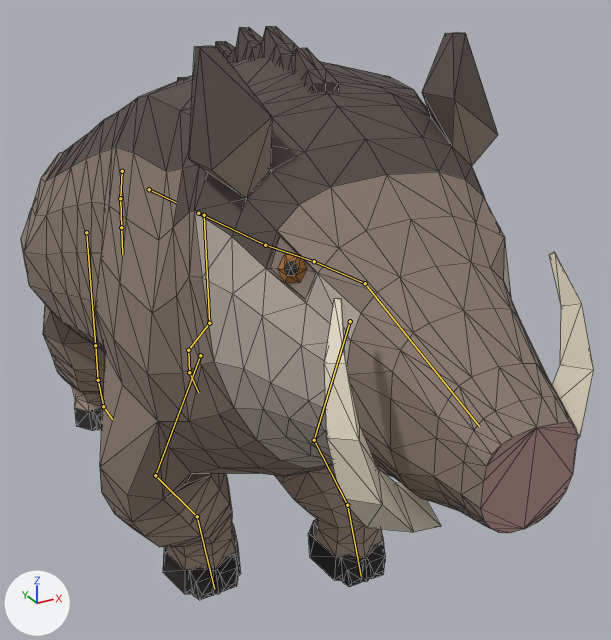
A saved change to the glTF model creatures/experiments/boxmodel/abc/t7x/zoo/boar/stage4/boar.glb.
The view is the same before and after, from a camera (50 mm lens) standing at (-0.54, -1.227, 1.024) and looking at (0.107, -0.052, 0.437). The axes (+X, +Y, +Z) are drawn at lower left. The lights are the same throughout. The first picture is the older version. Both versions are drawn at frame 22 of the action 'move'; the numbers are the values there. The bones that change, and the others that lie on the model, are drawn over the model as lines. Mesh edges are drawn as thin lines.

Names of what the first picture shows: 'body', 'piece_crest', 'piece_eye', 'piece_toes', 'piece_tusk'.
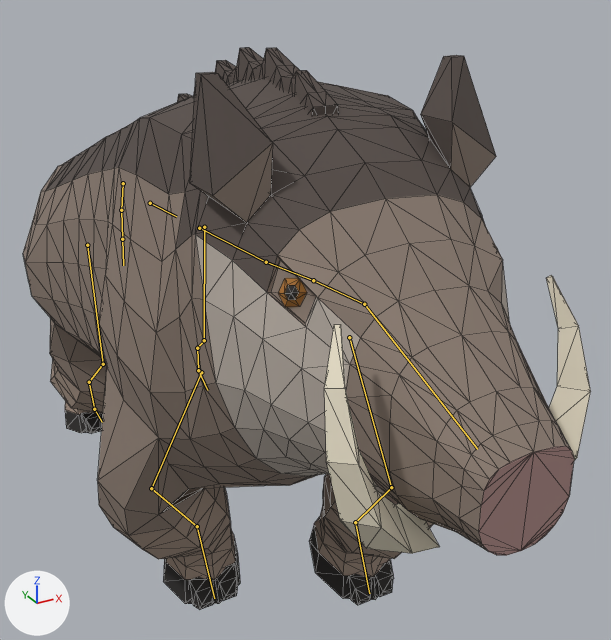
Patch to the scene script:
```diff
--- a/creatures/experiments/boxmodel/abc/t7x/zoo/boar/stage4/boar.glb.py
+++ b/creatures/experiments/boxmodel/abc/t7x/zoo/boar/stage4/boar.glb.py
@@ bone_hips @@
 bone_hips = bpy.data.objects['rig'].pose.bones['hips']
-bone_hips.location = (0.0, 0.0, 0.0)
+bone_hips.location = (0.0, -0.002, -0.028)
@@ bone_upperarm_l @@
 bone_upperarm_l = bpy.data.objects['rig'].pose.bones['upperarm.L']  # child of 'chest'
-bone_upperarm_l.rotation_quaternion = (0.991, -0.125, 0.005, -0.056)  # degrees (-14, 0, -6)
+bone_upperarm_l.rotation_quaternion = (0.971, 0.239, -0.003, 0.029)  # degrees (28, -1, 3)
@@ bone_forearm_l @@
 bone_forearm_l = bpy.data.objects['rig'].pose.bones['forearm.L']  # child of 'upperarm.L'
-bone_forearm_l.rotation_quaternion = (0.86, 0.488, 0.019, 0.146)  # degrees (58, -6, 16)
+bone_forearm_l.rotation_quaternion = (0.854, -0.511, -0.013, -0.099)  # degrees (-61, -7, -9)
@@ bone_hoof_l @@
 bone_hoof_l = bpy.data.objects['rig'].pose.bones['hoof.L']  # child of 'forearm.L'
-bone_hoof_l.rotation_quaternion = (0.858, -0.503, -0.024, -0.102)  # degrees (-60, -8, -9)
+bone_hoof_l.rotation_quaternion = (0.986, 0.152, 0.018, 0.073)  # degrees (18, 1, 9)
@@ bone_upperarm_r @@
 bone_upperarm_r = bpy.data.objects['rig'].pose.bones['upperarm.R']  # child of 'chest'
-bone_upperarm_r.rotation_quaternion = (0.978, -0.16, -0.015, -0.13)  # degrees (-18, -4, -14)
+bone_upperarm_r.rotation_quaternion = (0.975, -0.167, -0.015, -0.145)  # degrees (-19, -4, -16)
@@ bone_forearm_r @@
 bone_forearm_r = bpy.data.objects['rig'].pose.bones['forearm.R']  # child of 'upperarm.R'
-bone_forearm_r.rotation_quaternion = (0.922, 0.122, 0.0, 0.367)  # degrees (13, -5, 43)
+bone_forearm_r.rotation_quaternion = (0.903, 0.134, 0.0, 0.409)  # degrees (14, -6, 48)
@@ bone_hoof_r @@
 bone_hoof_r = bpy.data.objects['rig'].pose.bones['hoof.R']  # child of 'forearm.R'
-bone_hoof_r.rotation_quaternion = (0.968, -0.059, -0.16, -0.182)  # degrees (-3, -19, -21)
+bone_hoof_r.rotation_quaternion = (0.96, -0.067, -0.181, -0.203)  # degrees (-3, -22, -23)
@@ bone_thigh_l @@
 bone_thigh_l = bpy.data.objects['rig'].pose.bones['thigh.L']  # child of 'hips'
-bone_thigh_l.rotation_quaternion = (0.999, -0.05, 0.002, 0.021)  # degrees (-6, 0, 2)
+bone_thigh_l.rotation_quaternion = (1.0, -0.004, -0.003, -0.026)  # degrees (0, 0, -3)
@@ bone_shin_l @@
 bone_shin_l = bpy.data.objects['rig'].pose.bones['shin.L']  # child of 'thigh.L'
-bone_shin_l.rotation_quaternion = (0.985, -0.159, 0.0, -0.071)  # degrees (-18, -1, -8)
+bone_shin_l.rotation_quaternion = (0.934, -0.346, 0.0, 0.092)  # degrees (-40, 4, 10)
@@ bone_foot_l @@
 bone_foot_l = bpy.data.objects['rig'].pose.bones['foot.L']  # child of 'shin.L'
-bone_foot_l.rotation_quaternion = (0.992, 0.115, 0.008, 0.047)  # degrees (13, 0, 5)
+bone_foot_l.rotation_quaternion = (0.964, 0.26, -0.011, -0.063)  # degrees (30, 1, -7)
@@ bone_thigh_r @@
 bone_thigh_r = bpy.data.objects['rig'].pose.bones['thigh.R']  # child of 'hips'
-bone_thigh_r.rotation_quaternion = (0.998, -0.063, 0.0, 0.003)  # degrees (-7, 0, 0)
+bone_thigh_r.rotation_quaternion = (1.0, 0.005, -0.001, 0.008)  # degrees (1, 0, 1)
@@ bone_shin_r @@
 bone_shin_r = bpy.data.objects['rig'].pose.bones['shin.R']  # child of 'thigh.R'
-bone_shin_r.rotation_quaternion = (0.999, -0.041, -0.001, -0.014)  # degrees (-5, 0, -2)
+bone_shin_r.rotation_quaternion = (0.958, -0.286, -0.002, -0.03)  # degrees (-33, -1, -3)
@@ bone_foot_r @@
 bone_foot_r = bpy.data.objects['rig'].pose.bones['foot.R']  # child of 'shin.R'
-bone_foot_r.rotation_quaternion = (0.976, 0.216, 0.004, 0.007)  # degrees (25, 0, 1)
+bone_foot_r.rotation_quaternion = (0.922, 0.388, 0.004, 0.022)  # degrees (46, -1, 2)
```

Where the change shows, as pixel boxes (x1, y1, x2, y2) in the pictures (611 x 640 px):
'body', posed
    before: (21, 32, 578, 594)
    after: (23, 55, 574, 604)
'piece_tusk', posed
    before: (324, 252, 594, 532)
    after: (324, 275, 591, 554)
'piece_crest', posed
    before: (177, 26, 339, 93)
    after: (177, 47, 339, 116)
'piece_toes', posed (6% wider)
    before: (92, 409, 385, 600)
    after: (81, 412, 393, 610)
'piece_eye', posed
    before: (278, 254, 307, 283)
    after: (278, 278, 307, 307)
bone 'hips', root to tip
    before: (149, 189) to (176, 202)
    after: (150, 203) to (176, 216)
bone 'upperarm.L', root to tip
    before: (350, 321) to (314, 440)
    after: (349, 337) to (391, 487)
bone 'forearm.L', root to tip
    before: (314, 440) to (347, 505)
    after: (391, 487) to (355, 522)
bone 'hoof.L', root to tip
    before: (347, 505) to (361, 576)
    after: (355, 522) to (369, 593)
bone 'upperarm.R', root to tip
    before: (200, 355) to (155, 475)
    after: (201, 372) to (151, 488)
bone 'forearm.R', root to tip
    before: (155, 475) to (197, 516)
    after: (151, 488) to (197, 526)
bone 'hoof.R', root to tip
    before: (197, 516) to (214, 589)
    after: (197, 526) to (214, 598)
bone 'thigh.L', root to tip
    before: (204, 215) to (209, 323)
    after: (204, 227) to (204, 340)
bone 'shin.L', root to tip
    before: (209, 323) to (188, 350)
    after: (204, 340) to (197, 348)
bone 'foot.L', root to tip
    before: (188, 350) to (189, 372)
    after: (197, 348) to (198, 370)
bone 'thigh.R', root to tip
    before: (86, 232) to (95, 345)
    after: (87, 245) to (103, 364)
bone 'shin.R', root to tip
    before: (95, 345) to (98, 380)
    after: (103, 364) to (89, 382)
bone 'foot.R', root to tip
    before: (98, 380) to (103, 406)
    after: (89, 382) to (94, 409)
